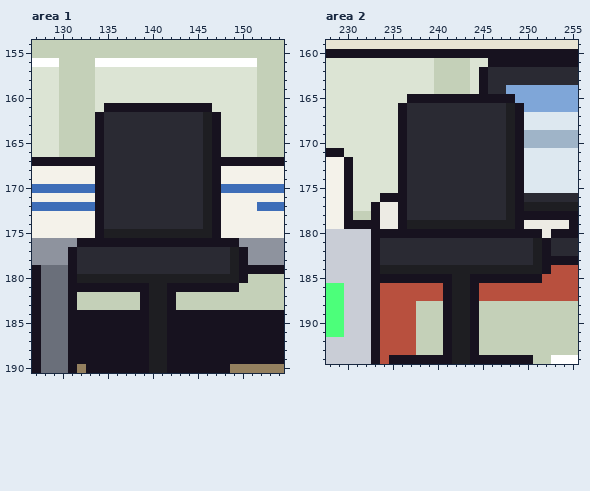
Pixel-art file, stored at office/site_arch_b.aseprite. Above: the version before the commit.
320x320 pixels, 1 frame. Colours within 5 levels of each other are drawn and written as one. Shown: area 1: x 127..154, y 154..190; area 2: x 228..255, y 159..194.
The result:
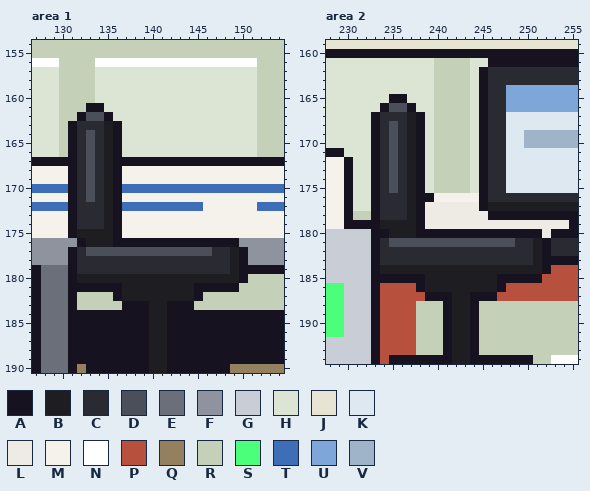
Palette (. is transparent): A #17121f  B #1e1e22  C #2a2a33  D #4a4f5a  E #6a6f7a  F #8e939e  G #c9cdd6  H #dce4d4  J #e8e4d4  K #dde8f0  L #edebe4  M #f4f2ea  N #ffffff  P #b8503e  Q #94805f  R #c4d0b8  S #4cff7a  T #3e6eb8  U #7fa6d8  V #9fb4c8
Change:
--- area 1, layer "Chair1"
@@ x 127..154 @@
 160 HHHRRRRHHHHHHHHHHHHHHHHHHRRR
-161 HHHRRRRHAAAAAAAAAAAAHHHHHRRR
-162 HHHRRRRACCCCCCCCCCCBAHHHHRRR
-163 HHHRRRRACCCCCCCCCCCBAHHHHRRR
-164 HHHRRRRACCCCCCCCCCCBAHHHHRRR
-165 HHHRRRRACCCCCCCCCCCBAHHHHRRR
-166 HHHRRRRACCCCCCCCCCCBAHHHHRRR
-167 AAAAAAAACCCCCCCCCCCBAAAAAAAA
-168 MMMMMMMACCCCCCCCCCCBAMMMMMMM
-169 MMMMMMMACCCCCCCCCCCBAMMMMMMM
-170 TTTTTTTACCCCCCCCCCCBATTTTTTT
-171 MMMMMMMACCCCCCCCCCCBAMMMMMMM
-172 TTTTTTTACCCCCCCCCCCBAMMMMTTT
-173 MMMMMMMACCCCCCCCCCCBAMMMMMMM
-174 MMMMMMMACCCCCCCCCCCBAMMMMMMM
-175 MMMMMMMABBBBBBBBBBBBAMMMMMMM
-176 FFFFFAAAAAAAAAAAAAAAAAAFFFFF
-177 FFFFACCCCCCCCCCCCCCCCCBAFFFF
+161 HHHRRRAAHHHHHHHHHHHHHHHHHRRR
+162 HHHRRADDAHHHHHHHHHHHHHHHHRRR
+163 HHHRACCCBAHHHHHHHHHHHHHHHRRR
+164 HHHRACDCBAHHHHHHHHHHHHHHHRRR
+165 HHHRACDCBAHHHHHHHHHHHHHHHRRR
+166 HHHRACDCBAHHHHHHHHHHHHHHHRRR
+167 AAAAACDCBAAAAAAAAAAAAAAAAAAA
+168 MMMMACDCBAMMMMMMMMMMMMMMMMMM
+169 MMMMACDCBAMMMMMMMMMMMMMMMMMM
+170 TTTTACDCBATTTTTTTTTTTTTTTTTT
+171 MMMMACDCBAMMMMMMMMMMMMMMMMMM
+172 TTTTACCCBATTTTTTTTTMMMMMMTTT
+173 MMMMACCCBAMMMMMMMMMMMMMMMMMM
+174 MMMMACCCBAMMMMMMMMMMMMMMMMMM
+175 MMMMABBBBAMMMMMMMMMMMMMMMMMM
+176 FFFFFABBBAAAAAAAAAAAAAAFFFFF
+177 FFFFACDDDDDDDDDDDDDDCCBAFFFF
 178 FFFFACCCCCCCCCCCCCCCCCBAFFFF
@@ x 134..147 @@
 180 BBBBBBBBBBBBBB
-181 AAAAAABBAAAAAA
-182 RRRRRABBARRRRR
-183 RRRRRABBARRRRR
+181 AAABBBBBBBBAAA
+182 RRABBBBBBBBARR
+183 RRRAAABBAAARRR
 184 AAAAAABBAAAAAA
--- area 2, layer "Chair2"
@@ x 228..255 @@
 164 HHHHHHHHHHHHRRRRHACCUUUUUUUU
-165 HHHHHHHHHAAAAAAAAAAAAUUUUUUU
-166 HHHHHHHHACCCCCCCCCCCBAUUUUUU
-167 HHHHHHHHACCCCCCCCCCCBAKKKKKK
-168 HHHHHHHHACCCCCCCCCCCBAKKKKKK
-169 HHHHHHHHACCCCCCCCCCCBAVVVVVV
-170 HHHHHHHHACCCCCCCCCCCBAVVVVVV
-171 AAHHHHHHACCCCCCCCCCCBAKKKKKK
-172 MMAHHHHHACCCCCCCCCCCBAKKKKKK
-173 MMAHHHHHACCCCCCCCCCCBAKKKKKK
-174 MMAHHHHHACCCCCCCCCCCBAKKKKKK
-175 MMAHHHHHACCCCCCCCCCCBAKKKKKK
-176 MMAHHHAAACCCCCCCCCCCBACCCCCC
-177 MMAHHALLACCCCCCCCCCCBABBBBBB
-178 MMARRALLACCCCCCCCCCCBAAAAAAA
-179 MMAAAALLABBBBBBBBBBBBALLLLLA
-180 GGGGGAAAAAAAAAAAAAAAAAAALAAA
-181 GGGGGACCCCCCCCCCCCCCCCCBACCC
+165 HHHHHHHAAHHHRRRRHACCUUUUUUUU
+166 HHHHHHADDAHHRRRRHACCUUUUUUUU
+167 HHHHHACCCBAHRRRRHACCKKKKKKKK
+168 HHHHHACDCBAHRRRRHACCKKKKKKKK
+169 HHHHHACDCBAHRRRRHACCKKVVVVVV
+170 HHHHHACDCBAHRRRRHACCKKVVVVVV
+171 AAHHHACDCBAHRRRRHACCKKKKKKKK
+172 MMAHHACDCBAHRRRRHACCKKKKKKKK
+173 MMAHHACDCBAHRRRRHACCKKKKKKKK
+174 MMAHHACDCBAHRRRRHACCKKKKKKKK
+175 MMAHHACDCBAHRRRRHACCKKKKKKKK
+176 MMAHHACCCBAAMMMMMACCCCCCCCCC
+177 MMAHHACCCBALLLLLLABBBBBBBBBB
+178 MMARRACCCBALLLLLLLAAAAAAAAAA
+179 MMAAAABBBBALLLLLLLLLLLLLLLLA
+180 GGGGGAABBBAAAAAAAAAAAAAALAAA
+181 GGGGGACDDDDDDDDDDDDDDCCBACCC
 182 GGGGGACCCCCCCCCCCCCCCCCBACCC
@@ x 236..249 @@
 184 BBBBBBBBBBBBBB
-185 AAAAAABBAAAAAA
-186 PPPPPABBAPPPPP
-187 PPPPPABBAPPPPP
+185 AAABBBBBBBBAAA
+186 PPABBBBBBBBAPP
+187 PPPAAABBAAAPPP
 188 PPRRRABBARRRRR
